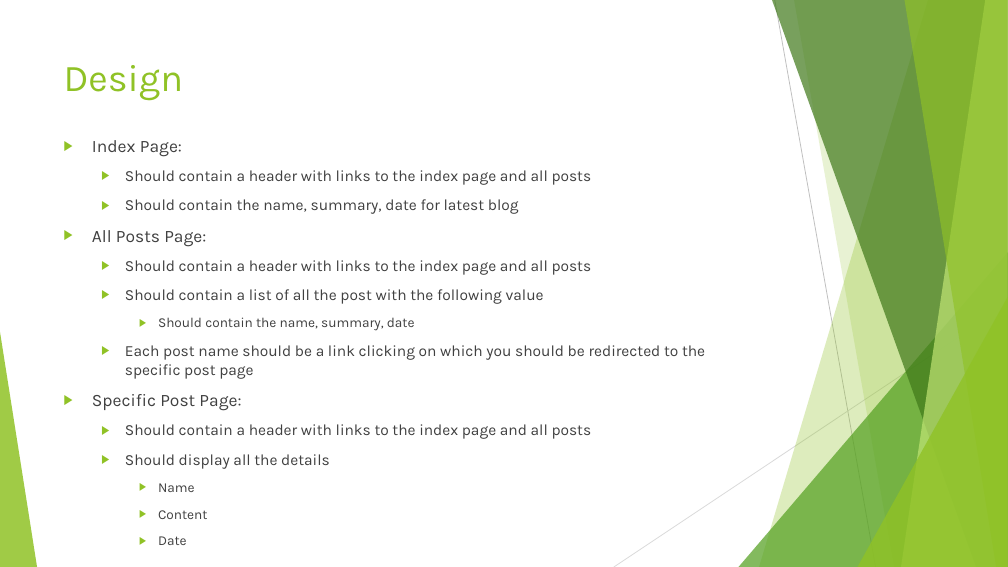
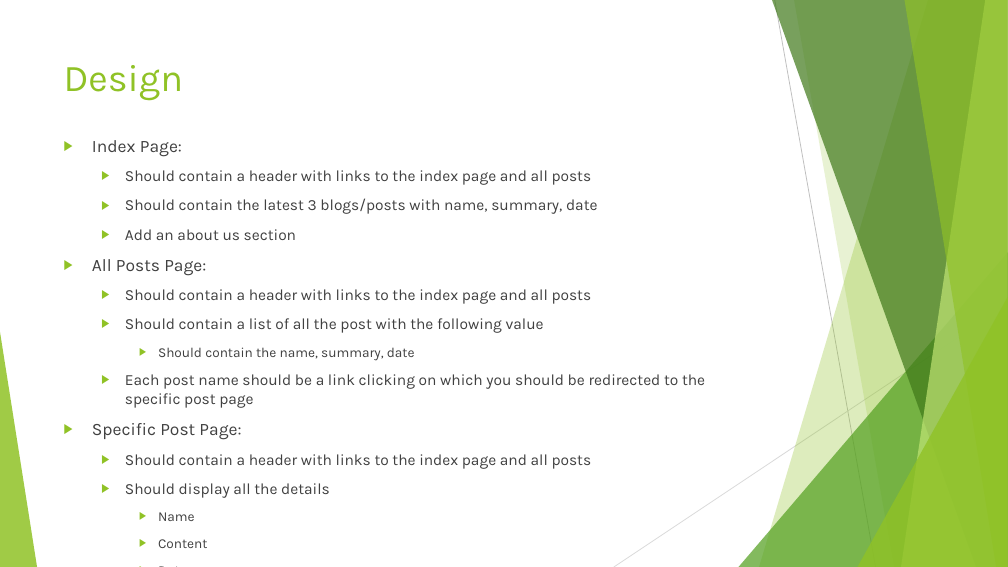
Before and after one commit to edyoda/PD-281220-Session-Code, a slide deck: slide 93 of Django EdYoda.pptx. Drawn at 1008x567 pixels with LibreOffice and Linux fonts; fonts in the diff are those of the drawing. Boxes give left, top, right and bottom in pixels: in the first picture for what was removed or moved away, otherwise in the second. Text is boxed around its words. In the diff, an @@ line names an element or a change of style, - is before the commit and + after.

```diff
--- a/Django EdYoda.pptx
+++ b/Django EdYoda.pptx
@@ text at box(125, 198, 598, 240): text changed @@
-  ▶ Should contain the name, summary, date for latest blog
+  ▶ Should contain the latest 3 blogs/posts with name, summary, date
+  ▶ Add an about us section
```
Also in this commit, not shown: 1 other slide changed, 15 slides added, 21 other files.
